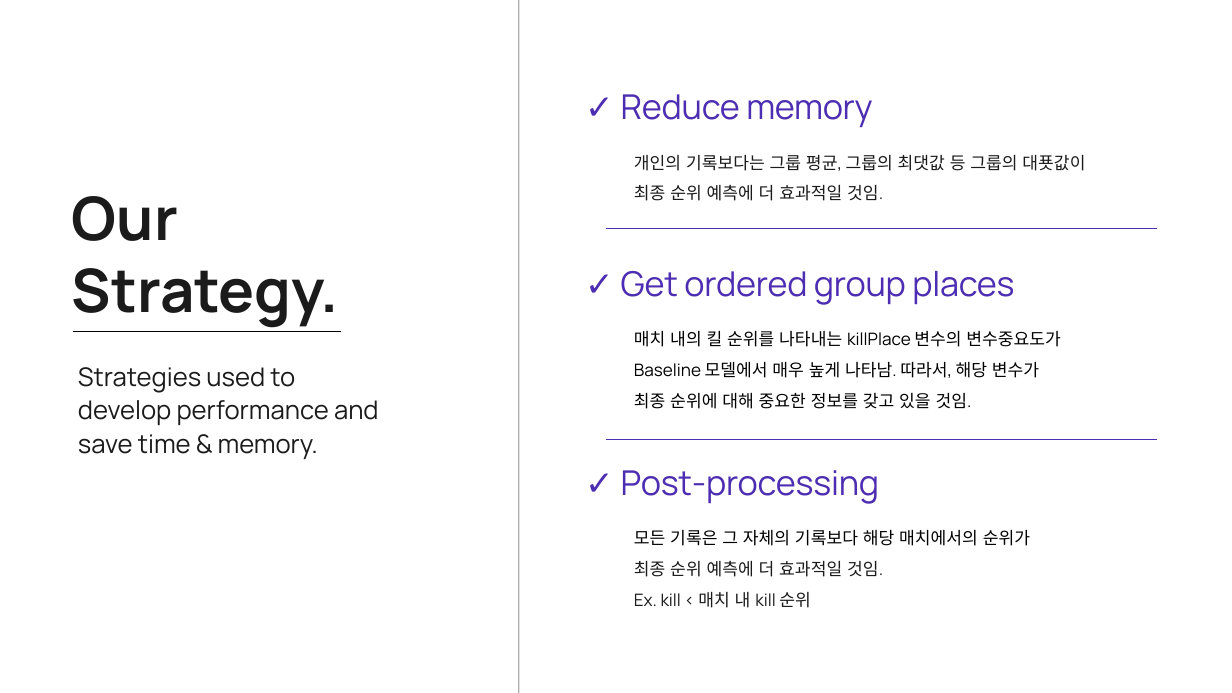
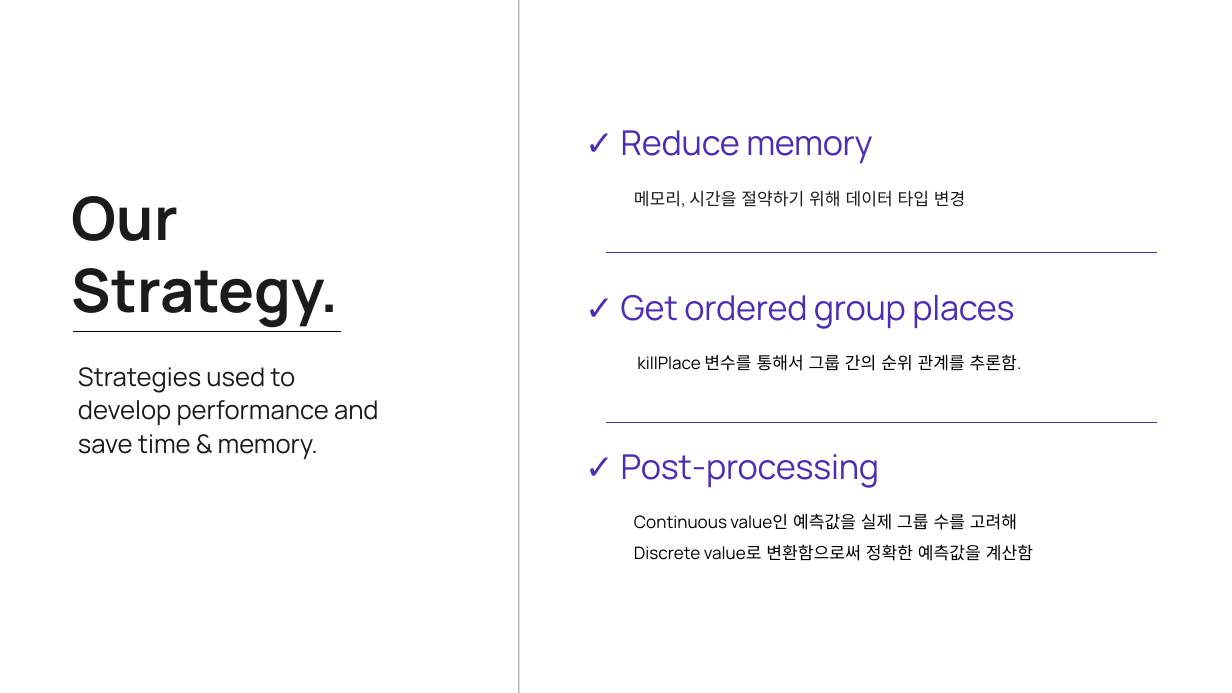
Before and after one commit to mg4432/Kaggle-Battle-ground, a slide deck: slide 13 of project/final/report.pptx. Drawn at 1232x693 pixels with LibreOffice and Linux fonts; fonts in the diff are those of the drawing. Boxes give left, top, right and bottom in pixels: in the first picture for what was removed or moved away, otherwise in the second. Text is boxed around its words. In the diff, an @@ line names an element or a change of style, - is before the commit and + after.

```diff
--- a/project/final/report.pptx
+++ b/project/final/report.pptx
@@ text "✓ Reduce memory": place and size @@
-text "✓ Reduce memory" at (621,94,872,128)
+text "✓ Reduce memory" at (621,130,872,164)
@@ text at (634,191,966,207): text changed @@
-개인의 기록보다는 그룹 평균, 그룹의 최댓값 등 그룹의 대푯값이
-최종 순위 예측에 더 효과적일 것임.
+메모리, 시간을 절약하기 위해 데이터 타입 변경
@@ line moved from (606, 229) - (1157, 229) to (606, 253) - (1157, 253) @@
@@ text "✓ Get ordered group places": place and size @@
-text "✓ Get ordered group places" at (621,271,1014,305)
+text "✓ Get ordered group places" at (621,295,1014,329)
@@ text at (637,354,1022,371): text changed @@
-매치 내의 킬 순위를 나타내는 killPlace 변수의 변수중요도가
-Baseline 모델에서 매우 높게 나타남. 따라서, 해당 변수가
-최종 순위에 대해 중요한 정보를 갖고 있을 것임.
+killPlace 변수를 통해서 그룹 간의 순위 관계를 추론함.
@@ line moved from (606, 439) - (1157, 439) to (606, 422) - (1157, 422) @@
@@ text "✓ Post-processing": place and size @@
-text "✓ Post-processing" at (621,470,879,504)
+text "✓ Post-processing" at (621,454,879,488)
@@ text at (634,513,1033,561): text changed; text colour #1B1B1B to #000000 @@
-모든 기록은 그 자체의 기록보다 해당 매치에서의 순위가
-최종 순위 예측에 더 효과적일 것임.
-Ex. kill < 매치 내 kill 순위
+Continuous value인 예측값을 실제 그룹 수를 고려해
+Discrete value로 변환함으로써 정확한 예측값을 계산함
```
Also in this commit, not shown: 4 other slides changed, 2 other files.
